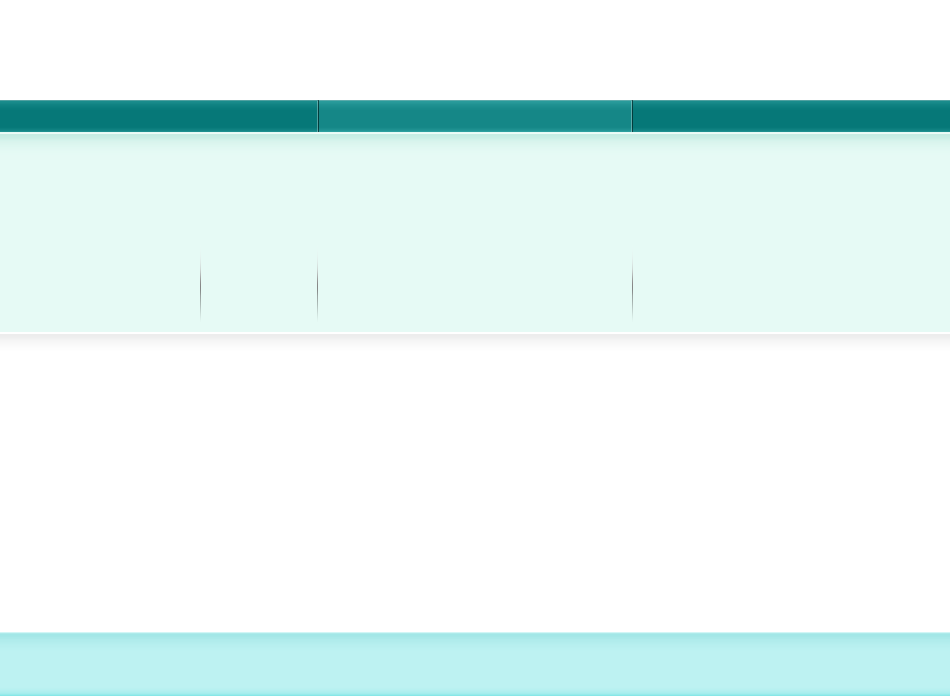
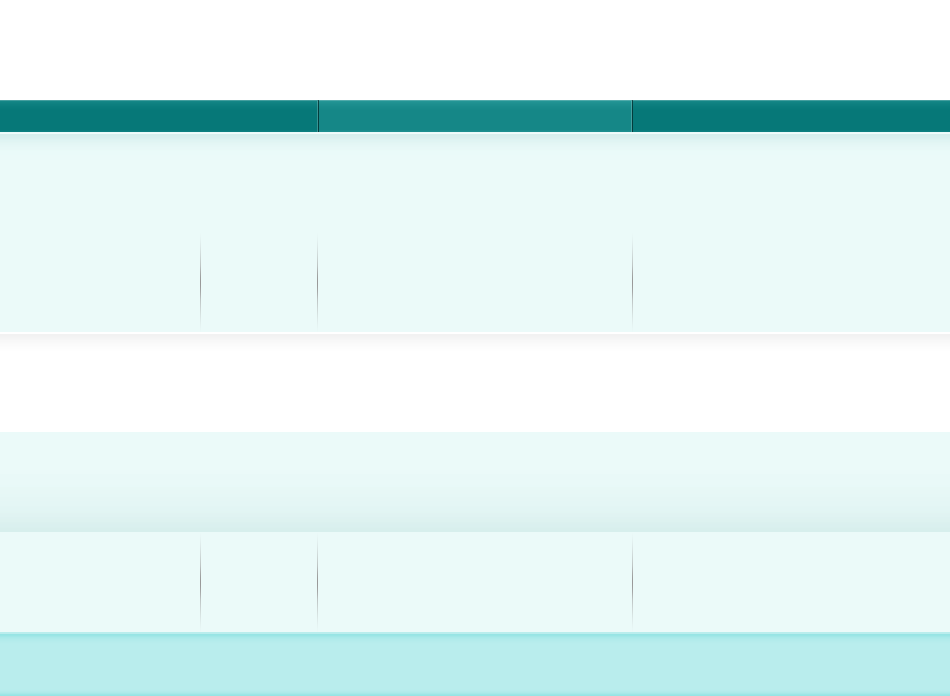
Revision of a layered 950 x 696 image; what changed, layer by layer:
painted on "navbar button" over bbox(0, 100, 950, 132)
painted on "header widgets" over bbox(0, 132, 950, 232)
painted on "header boxes" over bbox(0, 232, 950, 332)
renamed "footer stroke" to "footer widgets shadow", blend screen → normal, moved it above "footer widgets", painted on it over bbox(0, 632, 950, 633)
painted on "footer widgets" over bbox(0, 432, 950, 532)
painted on "footer boxes" over bbox(0, 532, 950, 632)
painted on "footer" over bbox(0, 632, 950, 696)
